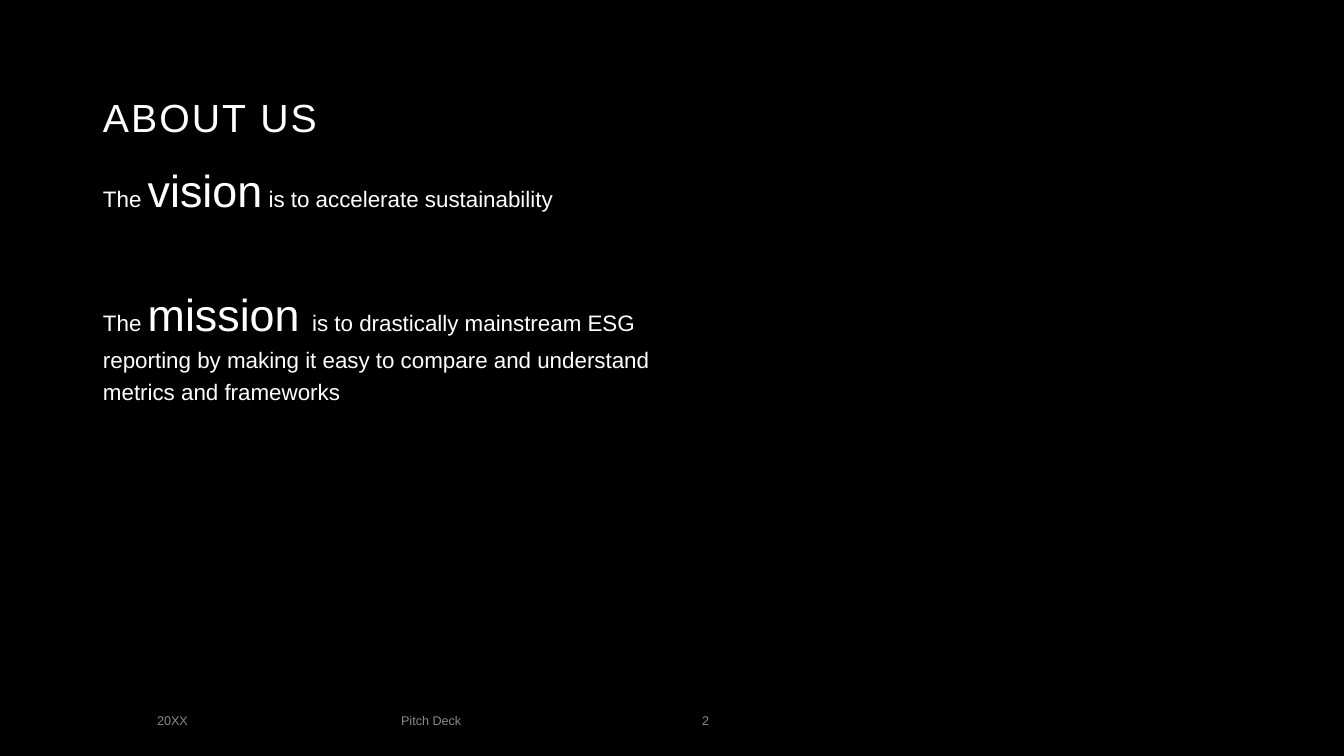
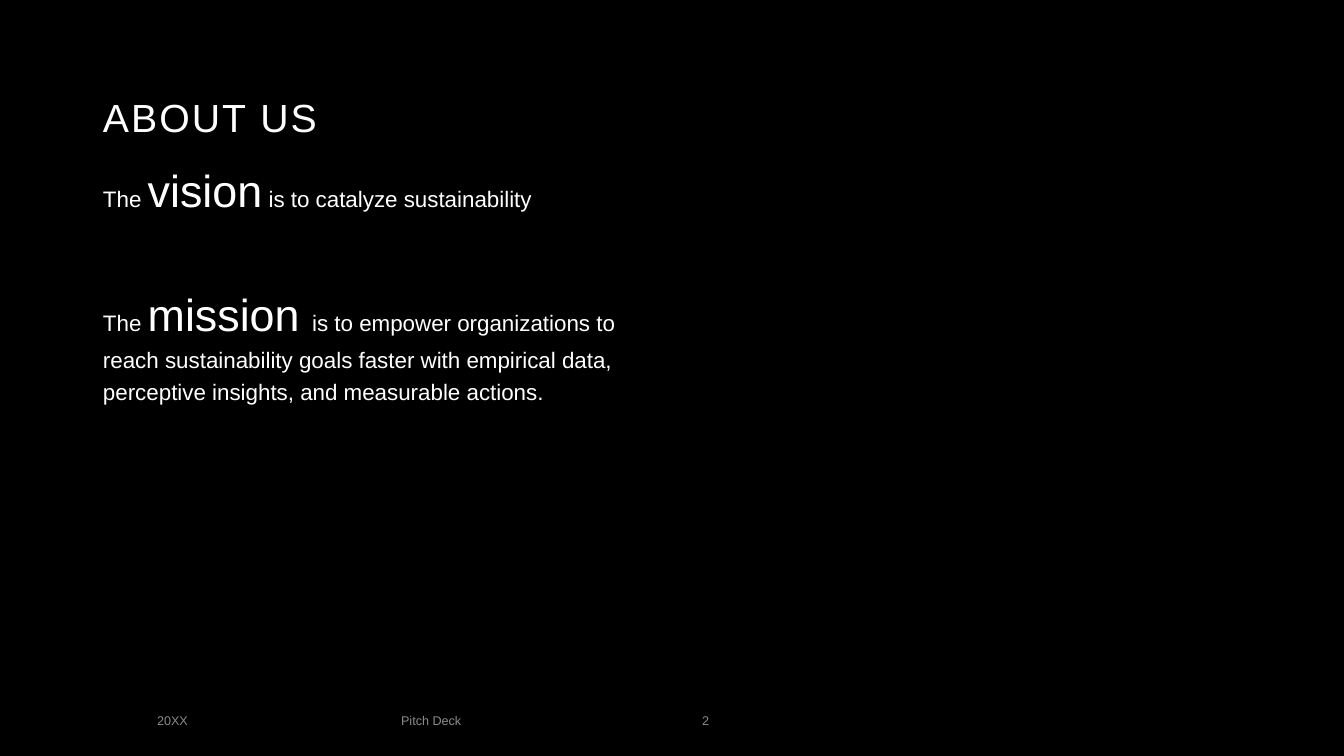
Before and after one commit to Protagonist888/LearnH2, a slide deck: slide 2 of Pitch Decks/DecarbX_PitchDeck_V7.pptx. Drawn at 1344x756 pixels with LibreOffice and Linux fonts; fonts in the diff are those of the drawing; background and template pictures are left out. Boxes give left, top, right and bottom in pixels: in the first picture for what was removed or moved away, otherwise in the second. Text is boxed around its words. In the diff, an @@ line names an element or a change of style, - is before the commit and + after.

Commit message:
updates

```diff
--- a/Pitch Decks/DecarbX_PitchDeck_V7.pptx
+++ b/Pitch Decks/DecarbX_PitchDeck_V7.pptx
@@ text at <box>103,174,615,405</box>: text changed @@
-The vision is to accelerate sustainability
-The mission is to drastically mainstream ESG reporting by making it easy to compare and understand metrics and frameworks
+The vision is to catalyze sustainability
+The mission is to empower organizations to reach sustainability goals faster with empirical data, perceptive insights, and measurable actions.
```
Also in this commit, not shown: 2 other slides changed, 5 slides added.
